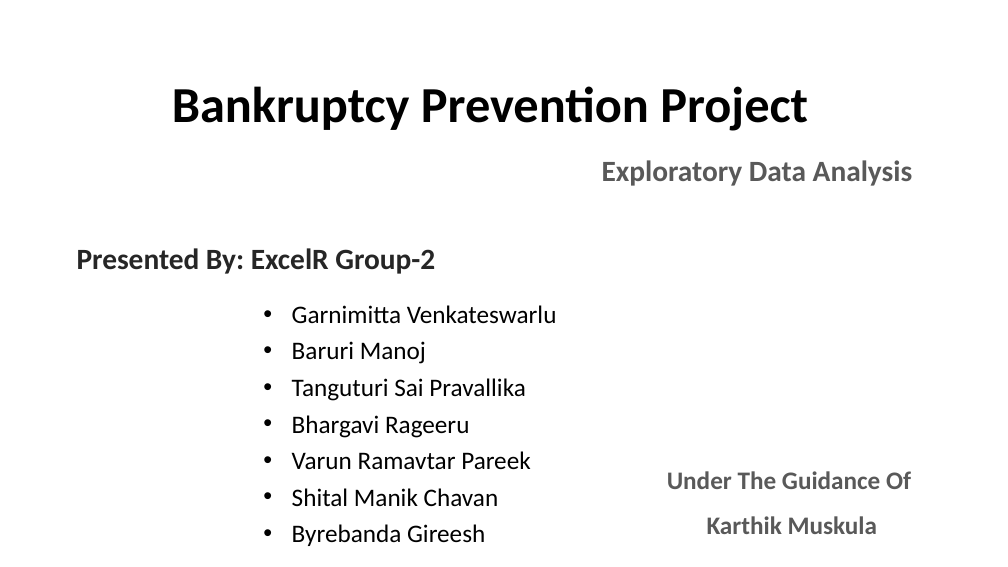
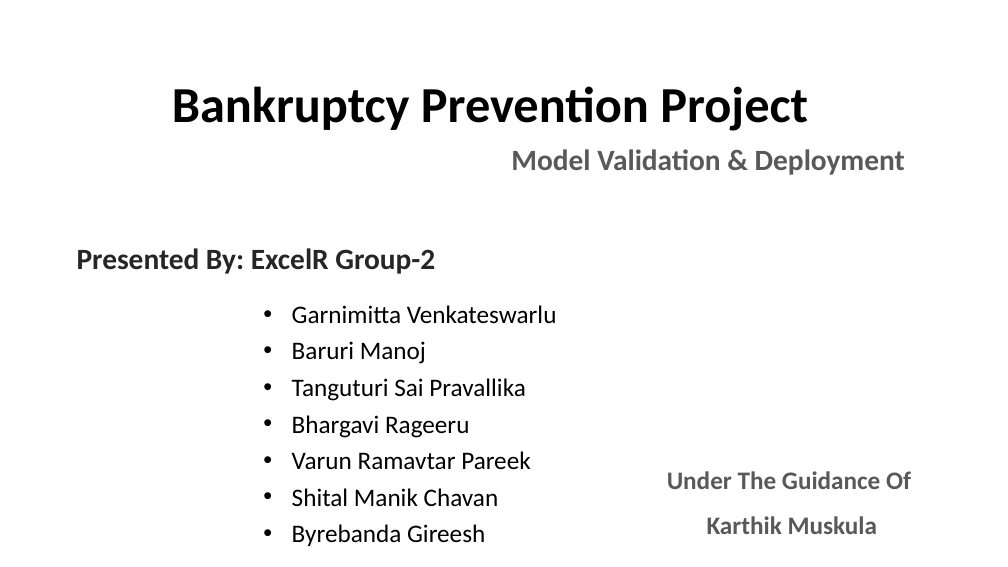
Before and after one commit to venkyeswar/Excelr_Bankruptcy_Project, a slide deck: slide 1 of model_Building_files/EDA_ppt.pptx. Drawn at 1008x567 pixels with LibreOffice and Linux fonts; fonts in the diff are those of the drawing. Boxes give left, top, right and bottom in pixels: in the first picture for what was removed or moved away, otherwise in the second. Text is boxed around its words. In the diff, an @@ line names an element or a change of style, - is before the commit and + after.

```diff
--- a/model_Building_files/EDA_ppt.pptx
+++ b/model_Building_files/EDA_ppt.pptx
@@ text at (x1=511, y1=149, x2=905, y2=175): text changed @@
-Exploratory Data Analysis
+Model Validation & Deployment
```
Also in this commit, not shown: 59 other files.
